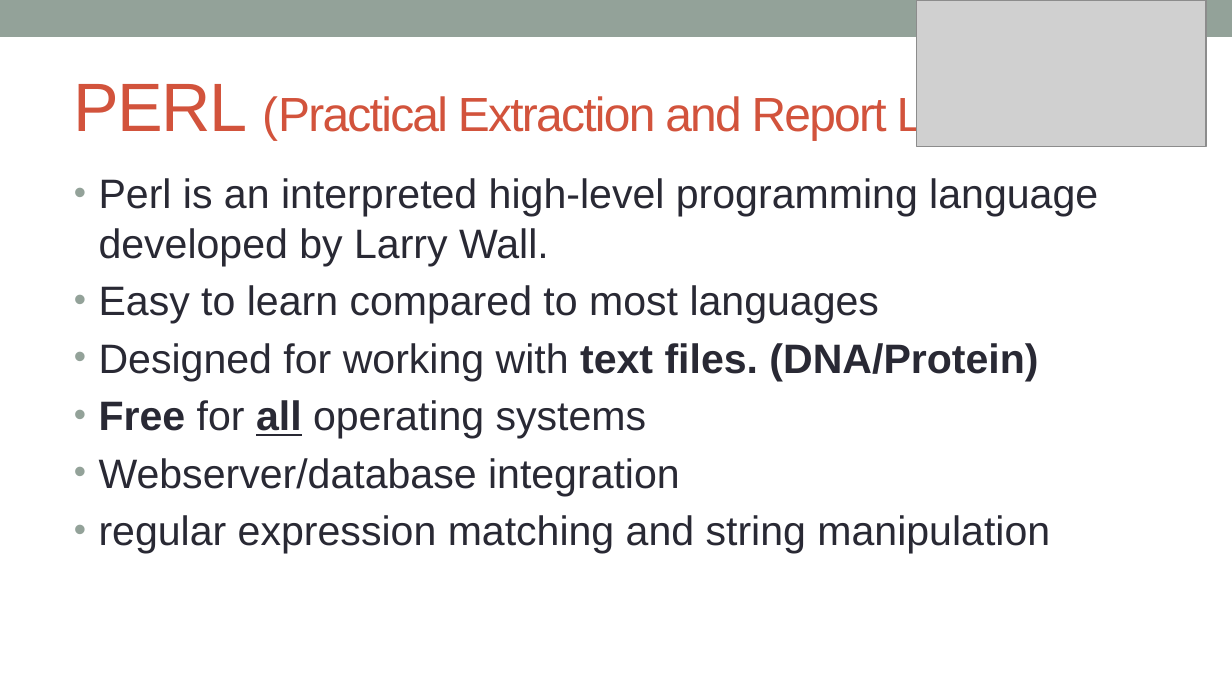
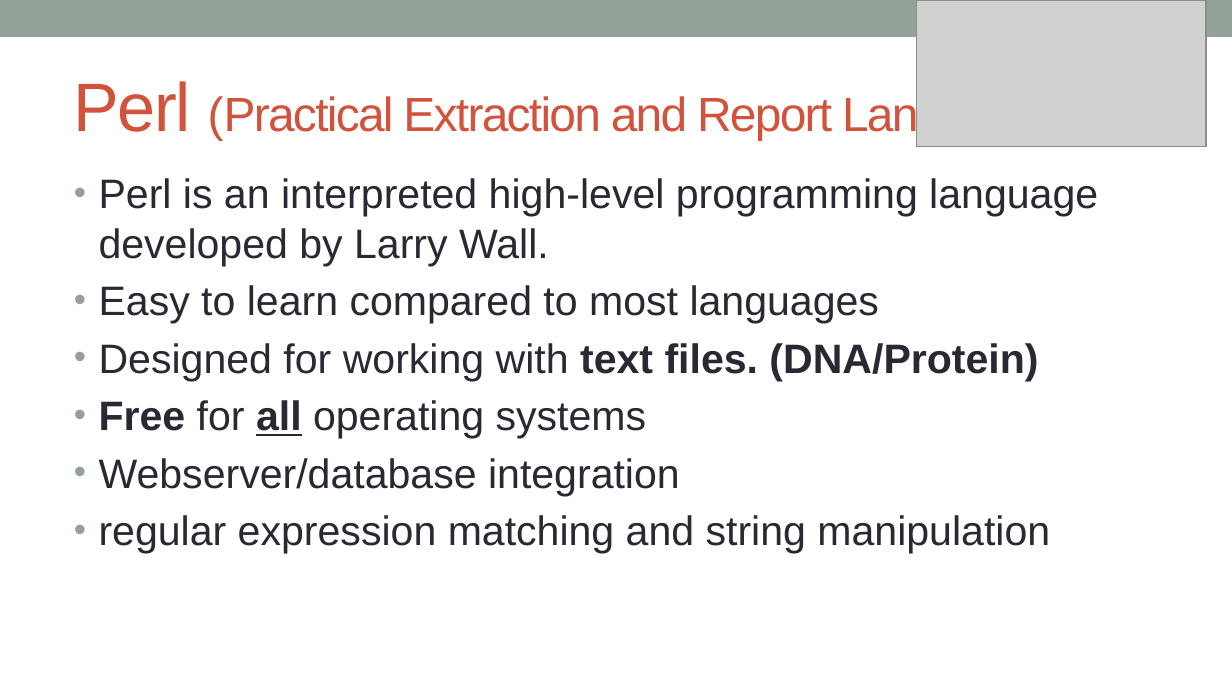
Before and after one commit to kanhu-pcr-code/bioinfo-PERL-course, a slide deck: slide 13 of PPTs/Programming-fundamentals.pptx. Drawn at 1232x693 pixels with LibreOffice and Linux fonts; fonts in the diff are those of the drawing; grey boxes stand for pictures. Boxes give left, top, right and bottom in pixels: in the first picture for what was removed or moved away, otherwise in the second. Text is boxed around its words. In the diff, an @@ line names an element or a change of style, - is before the commit and + after.

Commit message:
PPT3

```diff
--- a/PPTs/Programming-fundamentals.pptx
+++ b/PPTs/Programming-fundamentals.pptx
@@ title at (74,81,1059,140): text changed @@
-PERL (Practical Extraction and Report Language)
+Perl (Practical Extraction and Report Language)
```
Also in this commit, not shown: 1 other slide changed, 8 other files.
